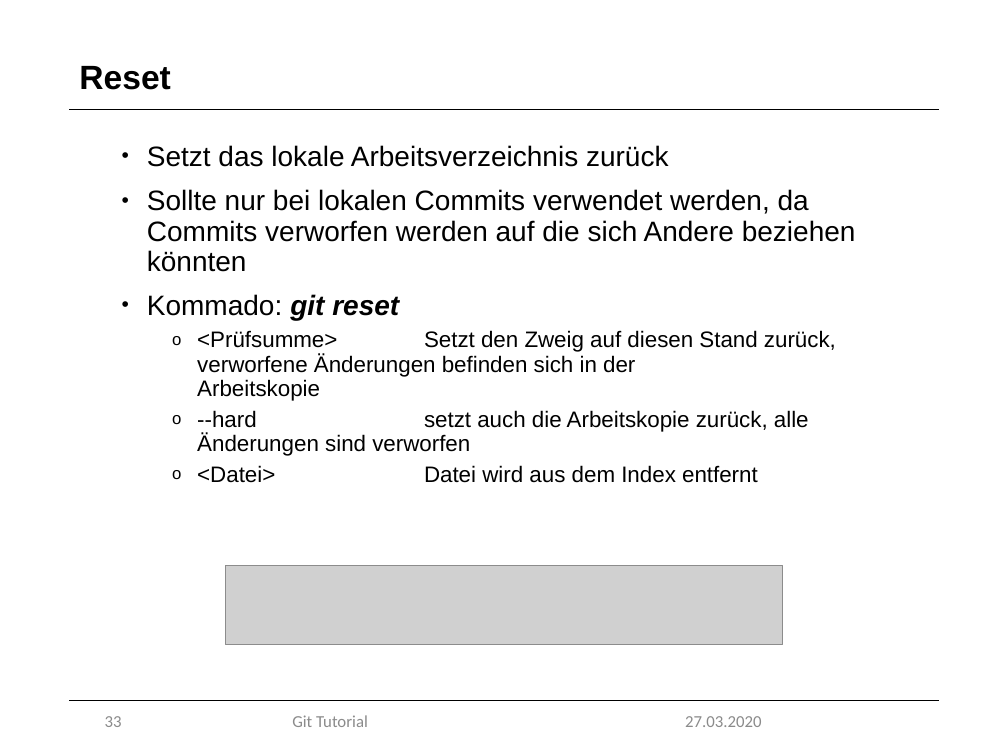
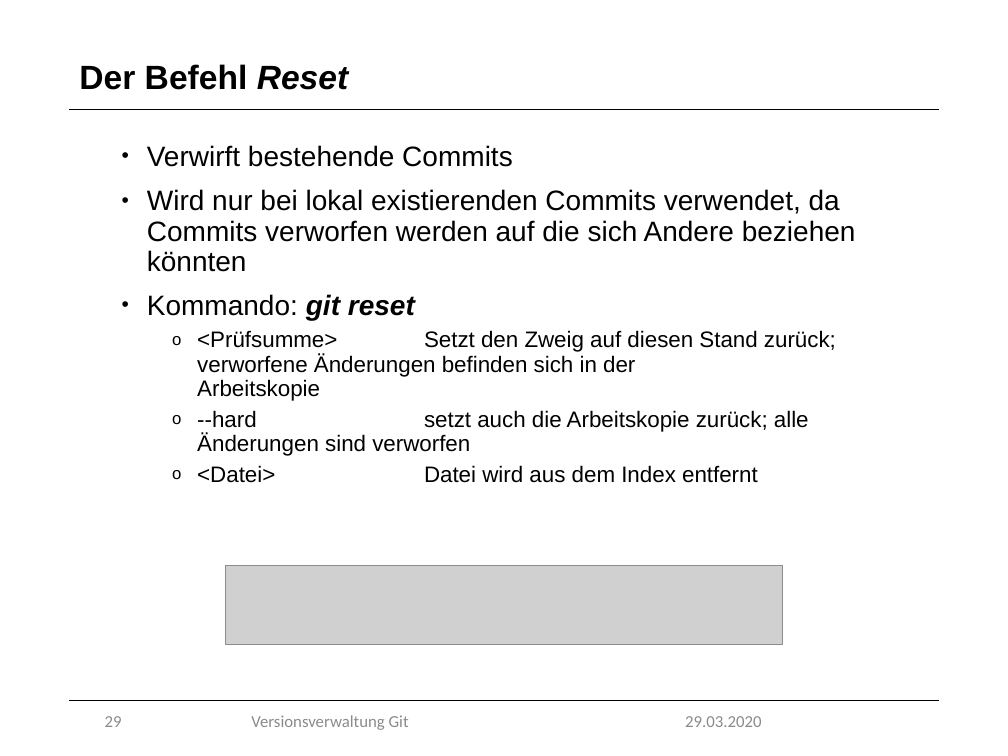
Before and after one commit to marcretzlaff/projektarbeit, a slide deck: slide 29 of Präsentation-90min/Präsentation-90min.pptx (slide 33 before the commit). Drawn at 1008x756 pixels with LibreOffice and Linux fonts; fonts in the diff are those of the drawing; grey boxes stand for pictures; background and template pictures are left out. Boxes give left, top, right and bottom in pixels: in the first picture for what was removed or moved away, otherwise in the second. Text is boxed around its words. In the diff, an @@ line names an element or a change of style, - is before the commit and + after.

```diff
--- a/Präsentation-90min/Präsentation-90min.pptx
+++ b/Präsentation-90min/Präsentation-90min.pptx
@@ title at [79,64,349,90]: text changed @@
-Reset
+Der Befehl Reset
@@ text at [147,145,856,456]: text changed @@
-• Setzt das lokale Arbeitsverzeichnis zurück
-• Sollte nur bei lokalen Commits verwendet werden, da Commits verworfen werden auf die sich Andere beziehen könnten
-• Kommado: git reset
-  o <Prüfsumme> Setzt den Zweig auf diesen Stand zurück, verworfene Änderungen befinden sich in der Arbeitskopie
-  o --hard setzt auch die Arbeitskopie zurück, alle Änderungen sind verworfen
+• Verwirft bestehende Commits
+• Wird nur bei lokal existierenden Commits verwendet, da Commits verworfen werden auf die sich Andere beziehen könnten
+• Kommando: git reset
+  o <Prüfsumme> Setzt den Zweig auf diesen Stand zurück; verworfene Änderungen befinden sich in der Arbeitskopie
+  o --hard setzt auch die Arbeitskopie zurück; alle Änderungen sind verworfen
@@ page number at [105,716,122,727]: text changed @@
-33
+29
@@ text at [251,715,409,730]: text changed @@
-Git Tutorial
+Versionsverwaltung Git
@@ text at [685,716,761,727]: text changed @@
-27.03.2020
+29.03.2020
```
Also in this commit, not shown: 33 other slides changed, 2 slides added, 1 slide removed.
